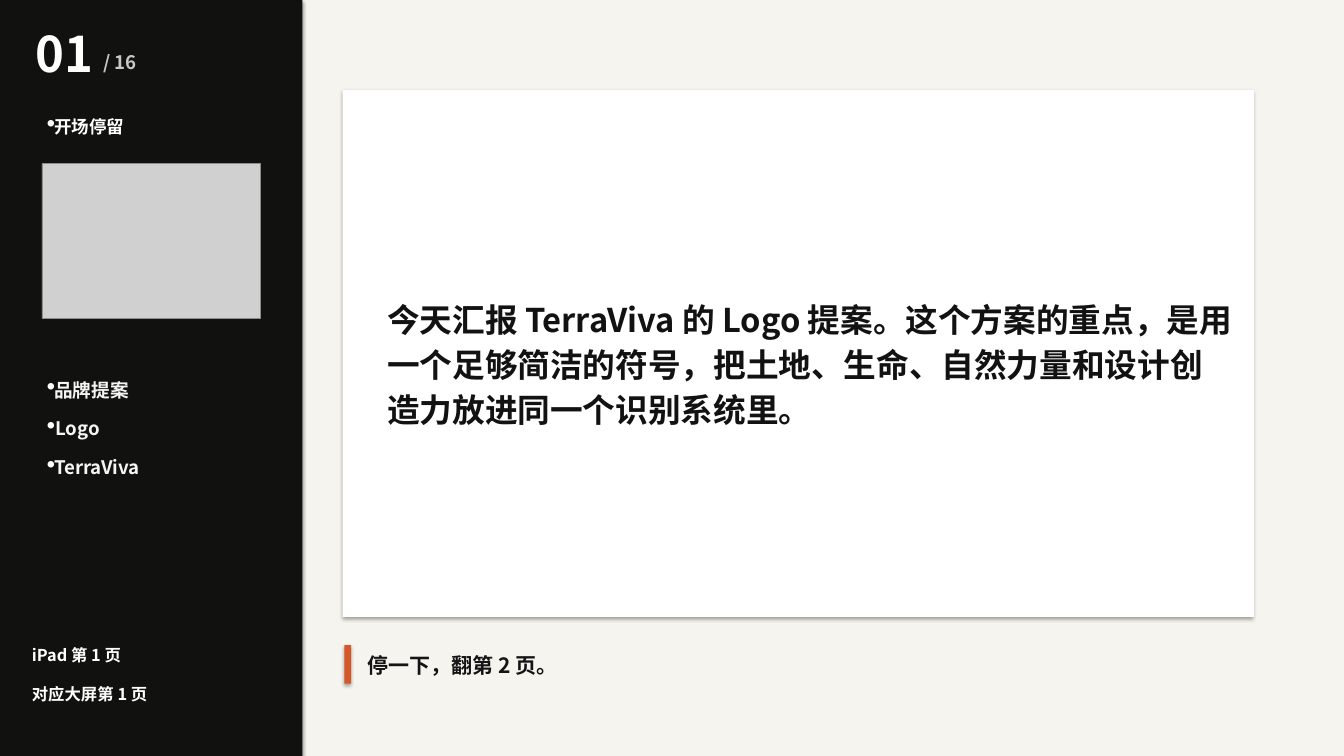
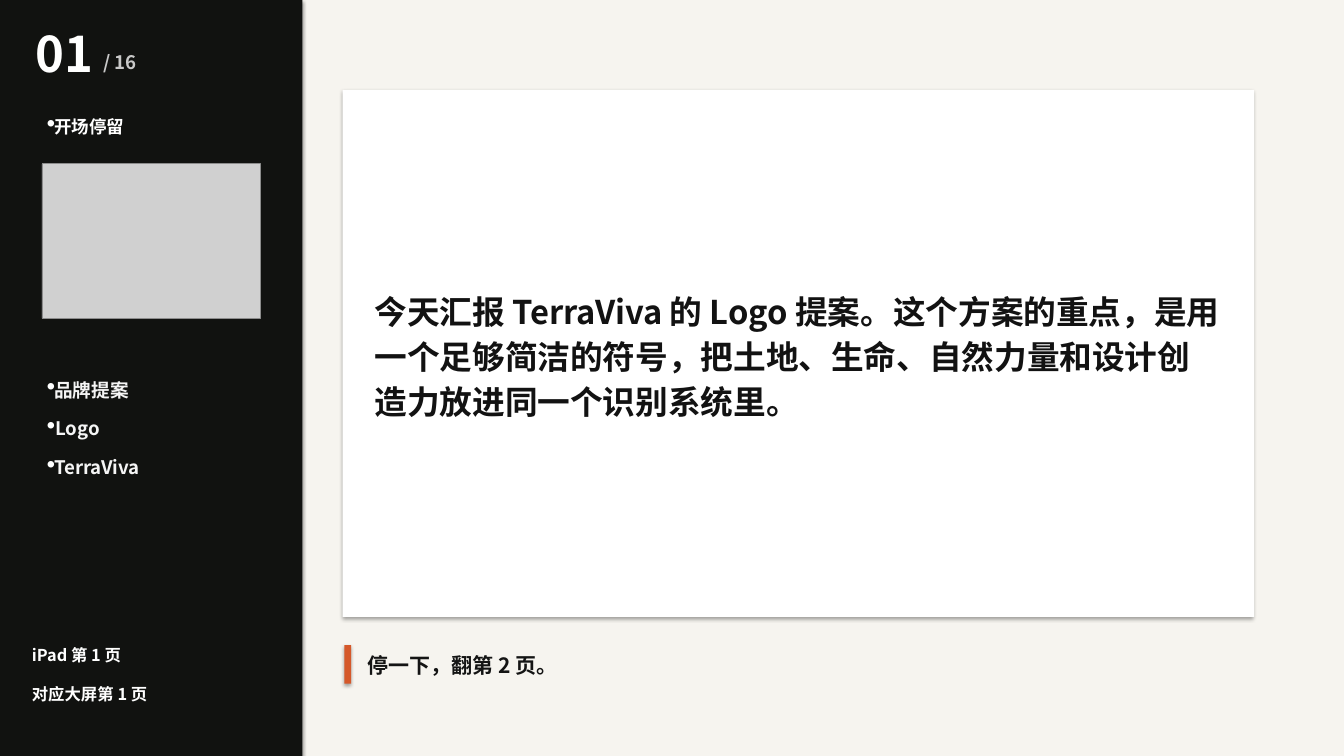
Before and after one commit to RuiqiWang-LGD/TalkTrack--, a slide deck: slide 1 of assets/shunyejiang-template.pptx. Drawn at 1344x756 pixels with LibreOffice and Linux fonts; fonts in the diff are those of the drawing; grey boxes stand for pictures. Boxes give left, top, right and bottom in pixels: in the first picture for what was removed or moved away, otherwise in the second. Text is boxed around its words. In the diff, an @@ line names an element or a change of style, - is before the commit and + after.

Commit message:
Refine TalkTrack layout and output defaults

```diff
--- a/assets/shunyejiang-template.pptx
+++ b/assets/shunyejiang-template.pptx
@@ text "今天汇报 TerraViva 的 Logo 提案。这个方案的重点，是用一个足够简洁的符号，把土地、生命、自然力量和设计创 ...": place and size @@
-text "今天汇报 TerraViva 的 Logo 提案。这个方案的重点，是用一个足够简洁的符号，把土地、生命、自然力量和设计创 ..." at (387, 304, 1232, 425)
+text "今天汇报 TerraViva 的 Logo 提案。这个方案的重点，是用一个足够简洁的符号，把土地、生命、自然力量和设计创 ..." at (375, 296, 1219, 417)
@@ text "今天汇报 TerraViva 的 Logo 提案。这个方案的重点，是用一个足够简洁的符号，把土地、生命、自然力量和设计创 ..." at (375, 296, 1219, 417): vertical alignment top to middle @@
```
Also in this commit, not shown: 7 other files.
